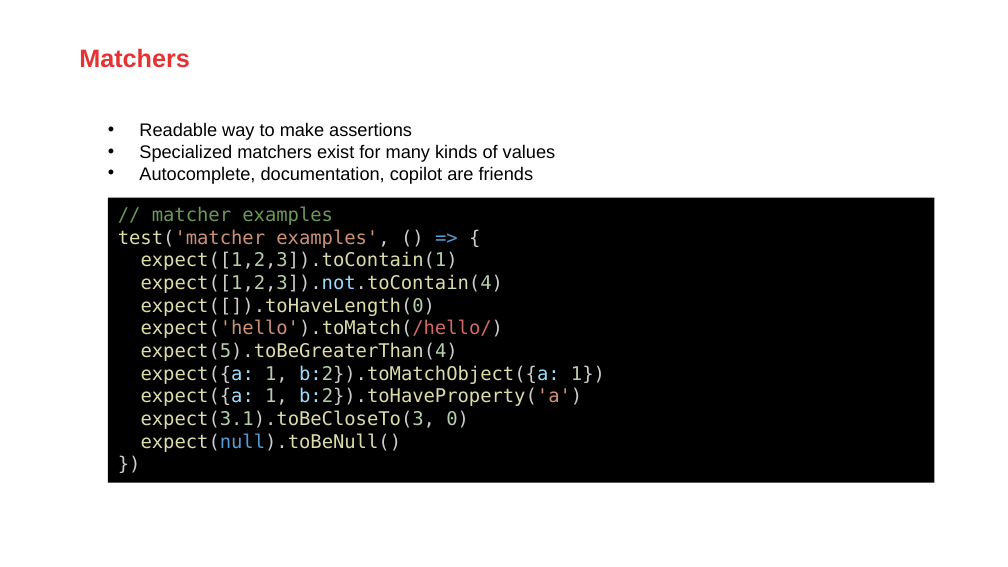
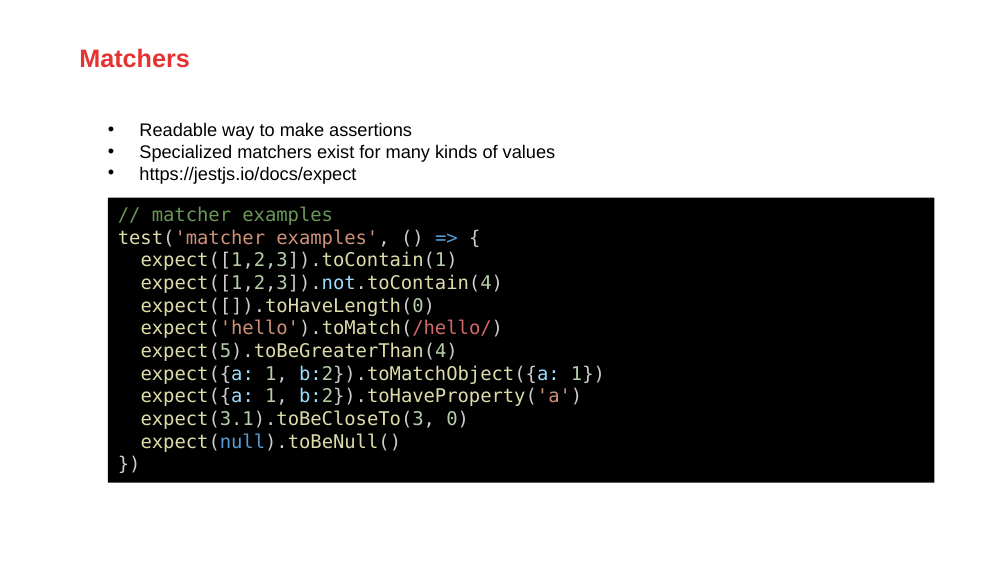
Before and after one commit to AMISConclusion/sig-typescript-unit-testing, a slide deck: slide 11 of typescript_unit_testing_with_vitest.pptx (slide 12 before the commit). Drawn at 1008x567 pixels with LibreOffice and Linux fonts; fonts in the diff are those of the drawing; background and template pictures are left out. Boxes give left, top, right and bottom in pixels: in the first picture for what was removed or moved away, otherwise in the second. Text is boxed around its words. In the diff, an @@ line names an element or a change of style, - is before the commit and + after.

Commit message:
Updated powerpoint

```diff
--- a/typescript_unit_testing_with_vitest.pptx
+++ b/typescript_unit_testing_with_vitest.pptx
@@ text at [139,166,356,184]: text changed @@
-• Autocomplete, documentation, copilot are friends
+• https://jestjs.io/docs/expect
```
Also in this commit, not shown: 1 other slide changed, 2 slides added, 4 slides removed.
